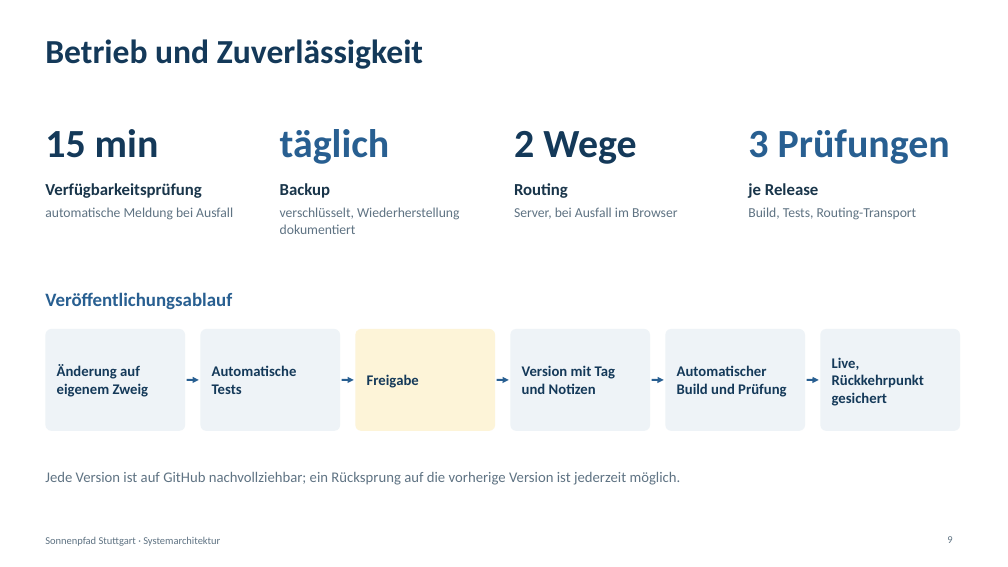
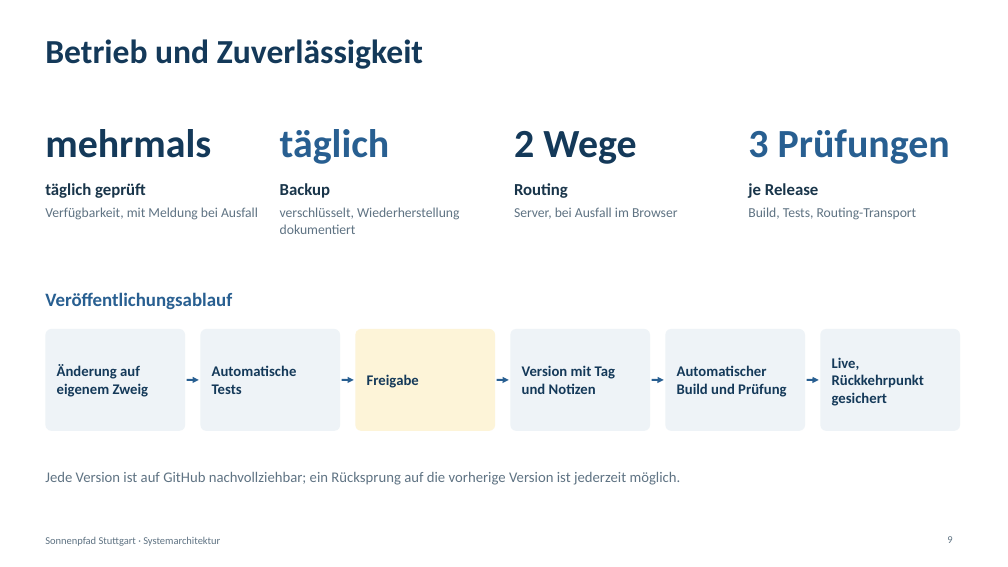
Before and after one commit to Reza-Bakhshi7/sonnenpfad-stuttgart, a slide deck: slide 9 of docs/architektur/Sonnenpfad-Systemarchitektur.pptx. Drawn at 1008x567 pixels with LibreOffice and Linux fonts; fonts in the diff are those of the drawing. Boxes give left, top, right and bottom in pixels: in the first picture for what was removed or moved away, otherwise in the second. Text is boxed around its words. In the diff, an @@ line names an element or a change of style, - is before the commit and + after.

```diff
--- a/docs/architektur/Sonnenpfad-Systemarchitektur.pptx
+++ b/docs/architektur/Sonnenpfad-Systemarchitektur.pptx
@@ text at (45,129,211,158): text changed @@
-15 min
+mehrmals
@@ text at (45,207,258,220): text changed @@
-automatische Meldung bei Ausfall
+Verfügbarkeit, mit Meldung bei Ausfall
@@ text at (45,183,146,198): text changed @@
-Verfügbarkeitsprüfung
+täglich geprüft
```
Also in this commit, not shown: 7 other slides changed, 32 other files.
